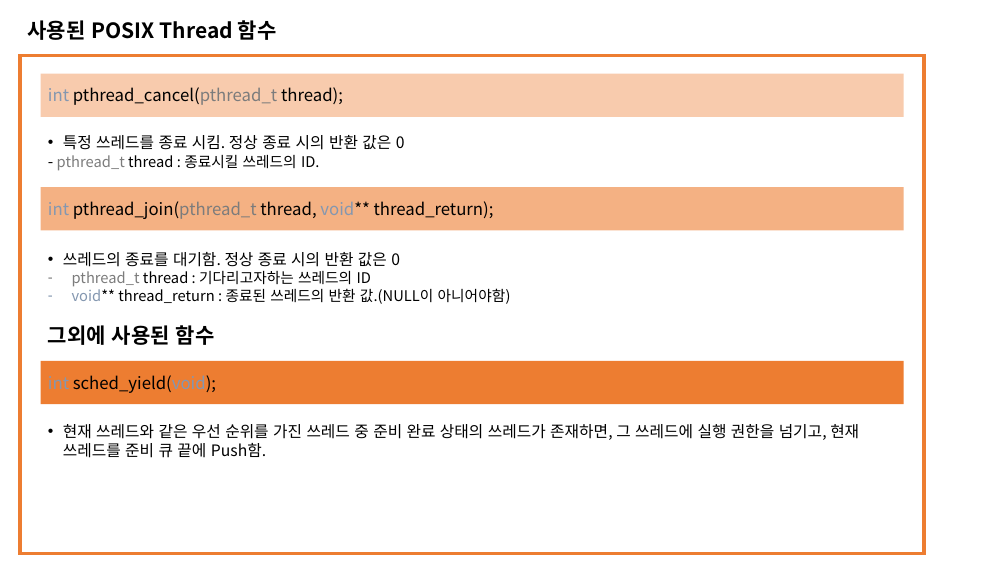
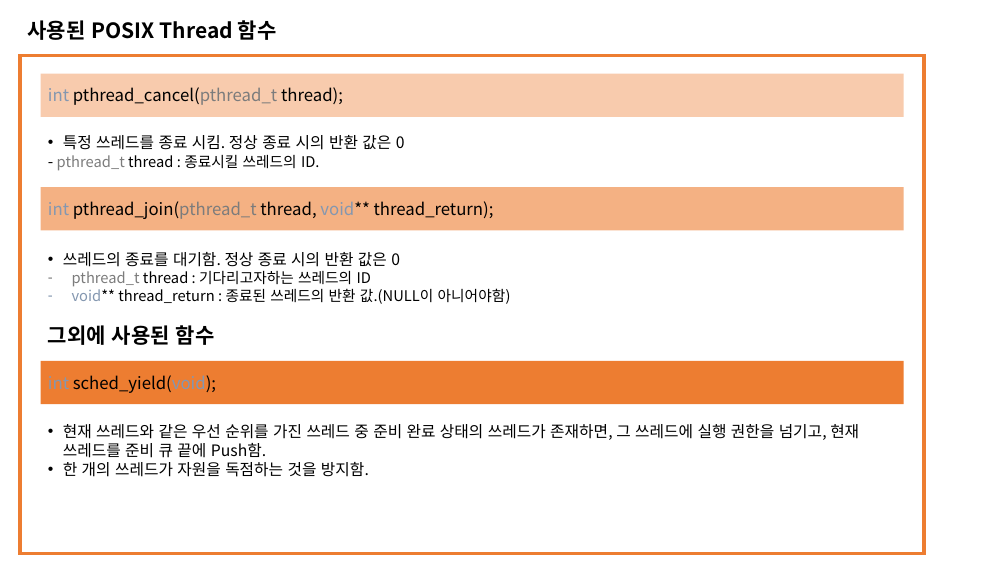
Before and after one commit to dudghks97/OS, a slide deck: slide 7 of 2016305078_최영환_os_report_02.pptx. Drawn at 1008x567 pixels with LibreOffice and Linux fonts; fonts in the diff are those of the drawing. Boxes give left, top, right and bottom in pixels: in the first picture for what was removed or moved away, otherwise in the second. Text is boxed around its words. In the diff, an @@ line names an element or a change of style, - is before the commit and + after.

```diff
--- a/2016305078_최영환_os_report_02.pptx
+++ b/2016305078_최영환_os_report_02.pptx
@@ text at bbox=[63, 462, 369, 477]: paragraph added @@
+• 한 개의 쓰레드가 자원을 독점하는 것을 방지함.
```
Also in this commit, not shown: 6 other slides changed.
